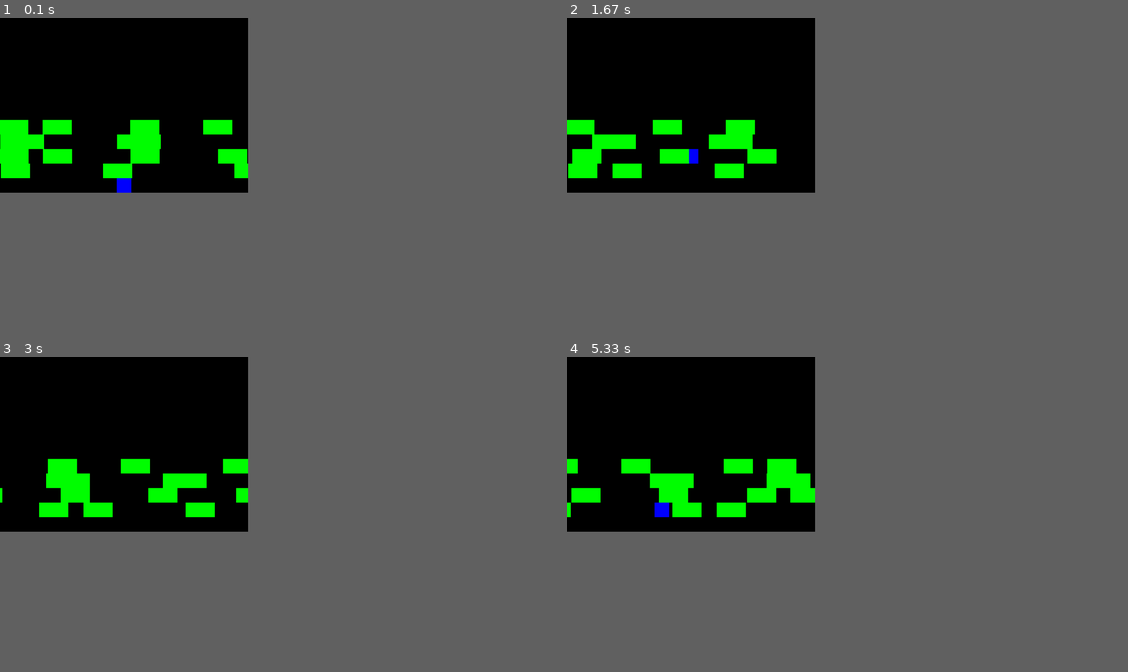
Above: before the commit, frames 1-4 (two rows, left to right).
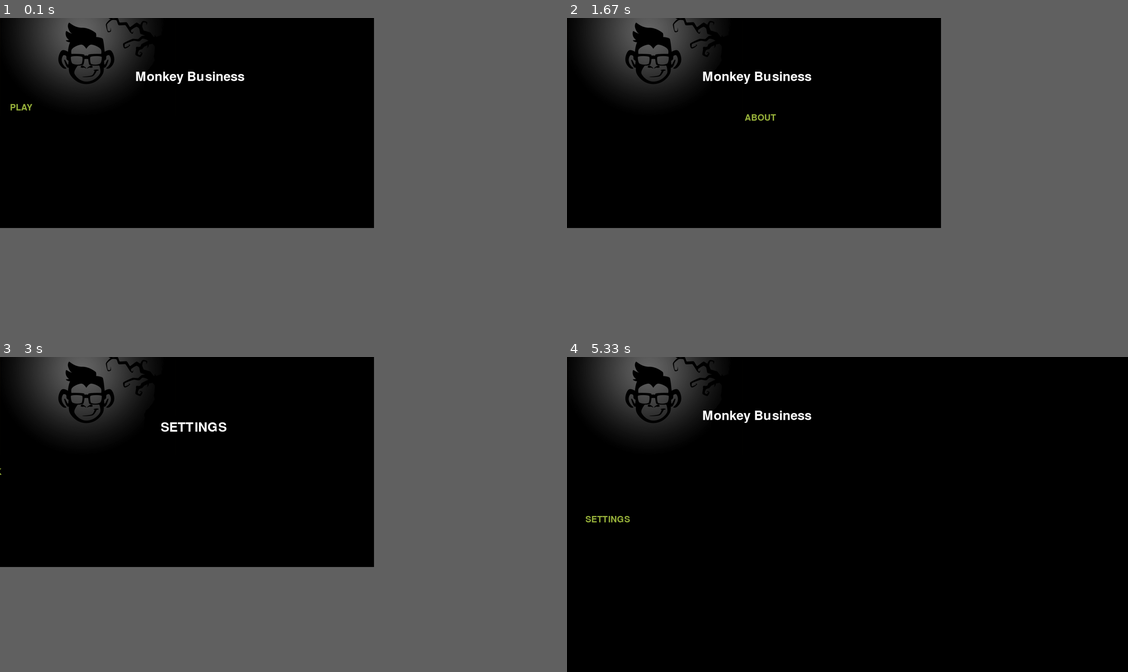
Above: after the commit, the same moments.

Repository: AyoubErrajraji/MonkeyBusiness
Game: pygame game, started from main.py
The game is run twice, just before and just after one commit, with the same random seed, the same clock (stepped at 60 frames per second) and the same inputs.
Inputs (mouse positions are in pixels of both pictures, inside the frame that each line leads up to):
- Up to frame 1 (0.1 s): no input
- Up to frame 2 (1.67 s): hold Up 0.83-1.3 s; move the mouse to (875, 115) at 0.87 s; tap Enter at 1.33 s
- Up to frame 3 (3 s): hold Left 2.17-2.7 s; move the mouse to (72, 511) at 2.2 s; hold Down from 2.73 s (still down)
- Up to frame 4 (5.33 s): release Down at 3.03 s; tap Enter at 3.5 s
In our replay, in frame 1 the window is 597x421 before the commit and 900x506 after it. These sizes can differ from the game's own. Grey fills any space a smaller window leaves; there, only what the larger window draws over its background counts as a difference.

The runs differ from the first frame. In frame 1, 7.2% of the frame differs, in the area x 0-45%, y 0-56%; in frame 2, 6.9%; in frame 3, 6.5%; in frame 4, 7.0%.

Commit message:
Fixed bug that runned crosstheroad on menu laod

Diff:
--- a/crosstheroad_lib/main.py
+++ b/crosstheroad_lib/main.py
@@ -12,6 +12,3 @@
 
     game = crosstheroad.Crosstheroad(screen, config)
     game.run()
-
-
-main()
